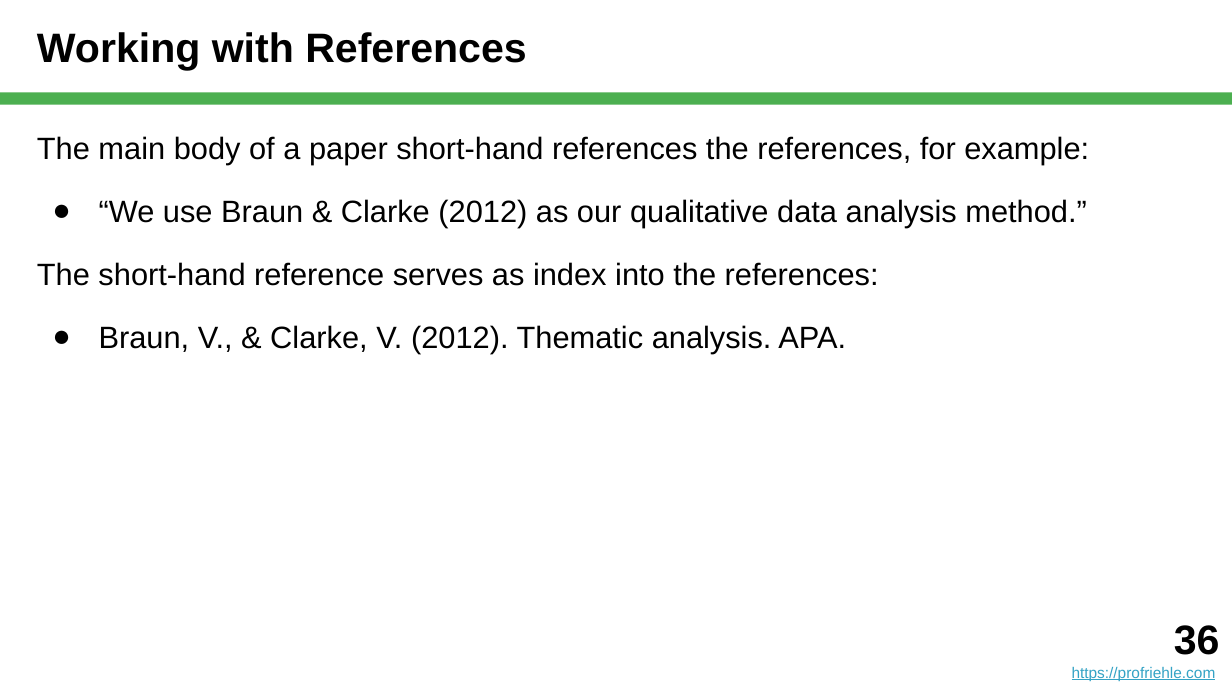
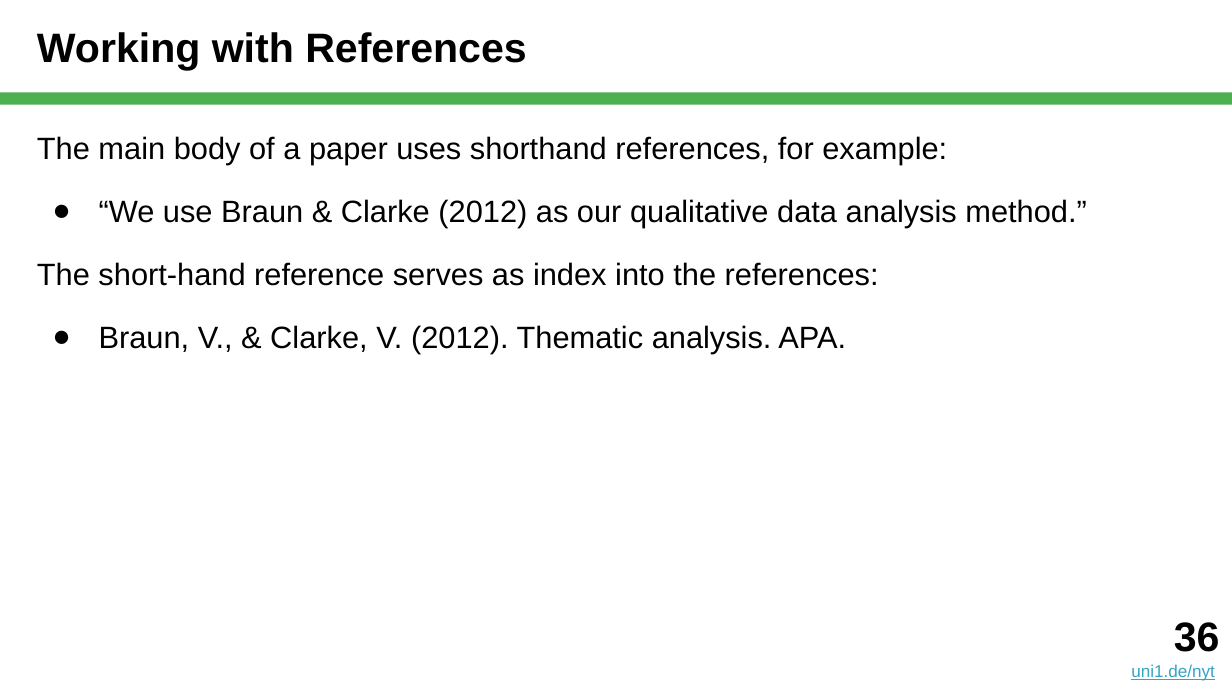
Before and after one commit to dirkriehle/nyt-course, a slide deck: slide 36 of Lecture slides/NYT E01 - Scientific Writing.pptx. Drawn at 1232x693 pixels with LibreOffice and Linux fonts; fonts in the diff are those of the drawing. Boxes give left, top, right and bottom in pixels: in the first picture for what was removed or moved away, otherwise in the second. Text is boxed around its words. In the diff, an @@ line names an element or a change of style, - is before the commit and + after.

```diff
--- a/Lecture slides/NYT E01 - Scientific Writing.pptx
+++ b/Lecture slides/NYT E01 - Scientific Writing.pptx
@@ text at (x1=37, y1=136, x2=947, y2=165): text changed @@
-The main body of a paper short-hand references the references, for example:
+The main body of a paper uses shorthand references, for example:
@@ text moved from (x1=1072, y1=625, x2=1220, y2=681) to (x1=1131, y1=622, x2=1220, y2=681) @@
@@ text at (x1=1131, y1=664, x2=1214, y2=681): text changed; size 9 to 10 pt @@
-https://profriehle.com
+uni1.de/nyt
```
Also in this commit, not shown: 50 other slides changed, 22 other files.
